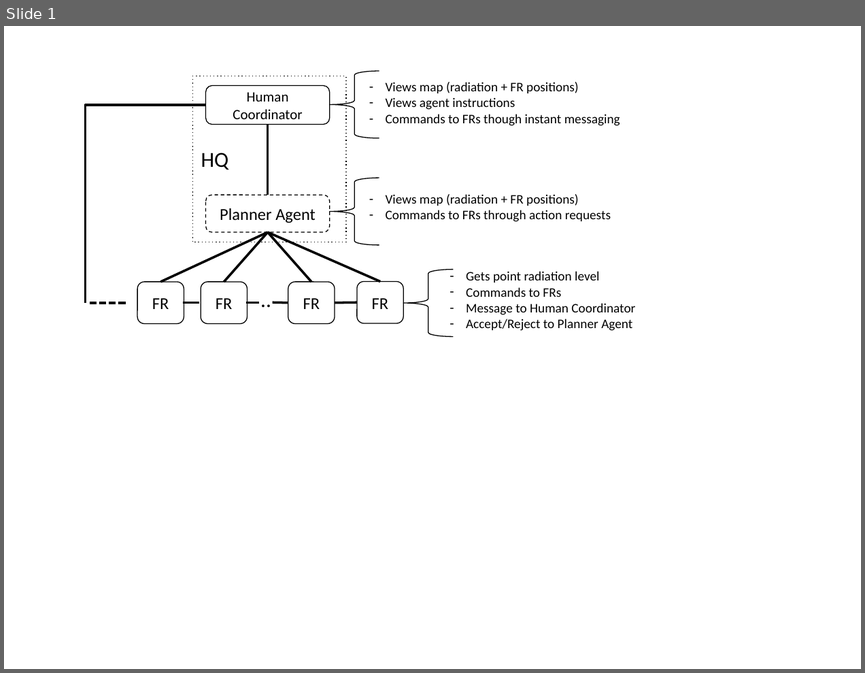
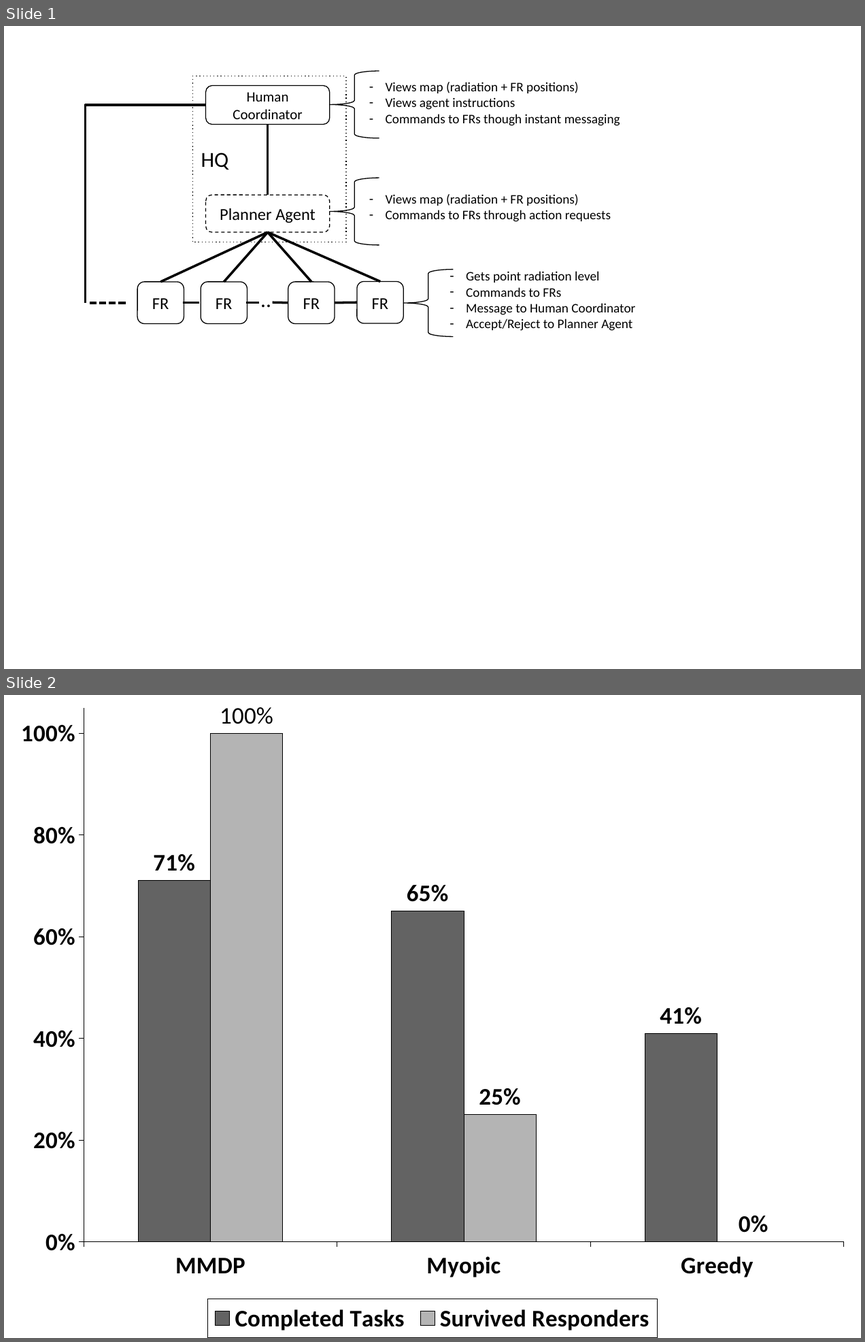
Before and after one commit to orchidproject/Location-game-orchid, a slide deck: AAMAS Paper/scenario.pptx. Shown one above the other, each under a label of ours: slide 1 before the commit, slides 1 and 2 after it. The pictures are 865x673 and 865x1342 pixels, drawn with LibreOffice and Linux fonts; fonts in the diff are those of the drawing. Boxes give left, top, right and bottom in pixels: in the first picture for what was removed or moved away, otherwise in the second. Text is boxed around its words. In the diff, an @@ line names an element or a change of style, - is before the commit and + after.

```diff
--- a/AAMAS Paper/scenario.pptx
+++ b/AAMAS Paper/scenario.pptx
@@ slide 2 added at [4,695,861,1338], background #FFFFFF @@
@@ column chart added at [4,695,861,1338] @@
+categories: MMDP, Myopic, Greedy
+Completed Tasks: 0.71, 0.65, 0.41
+Survived Responders: 1, 0.25, 0
```
Also in this commit, not shown: 2 other files.
